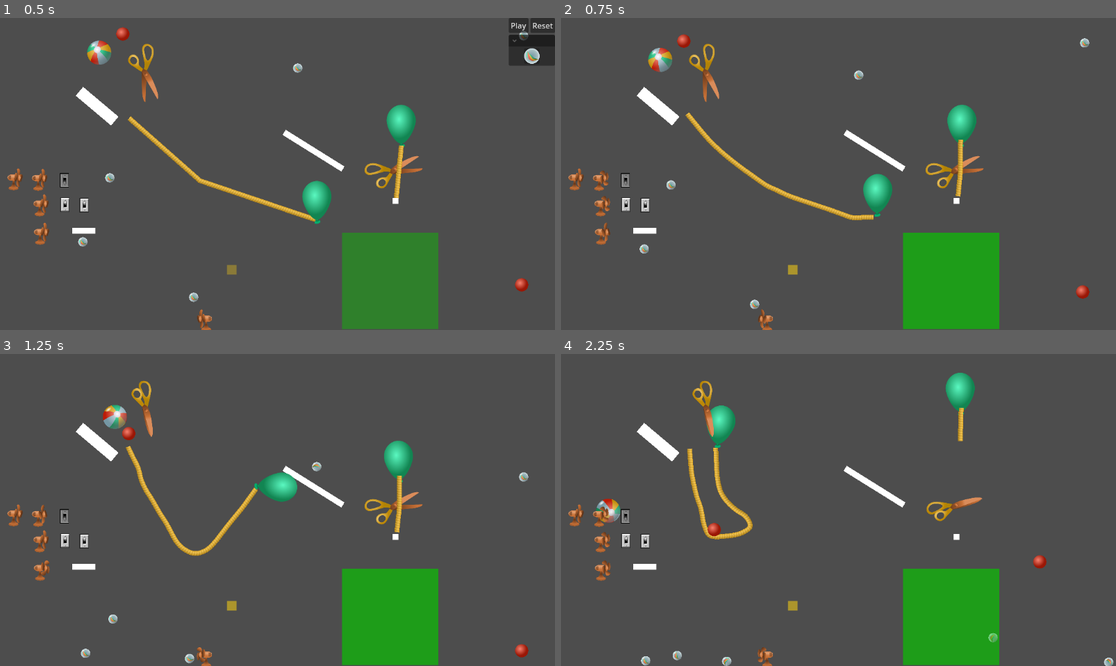
Above: before the commit, frames 1-4 (two rows, left to right).
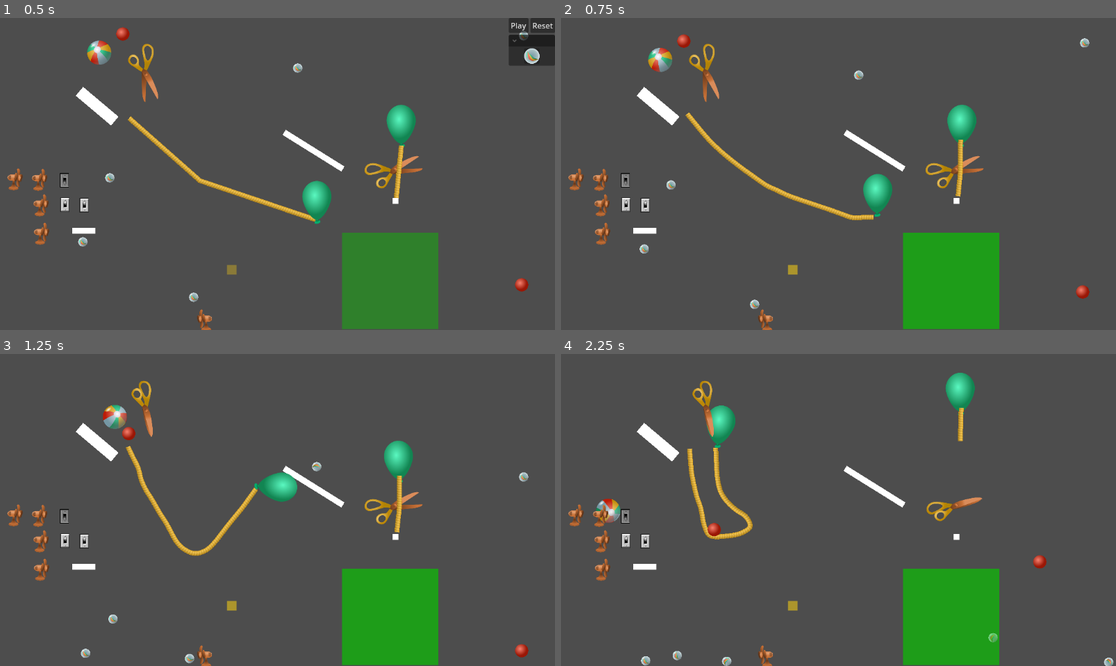
Above: after the commit, the same moments.

Repository: lechaosx/jam-at-fit-vol-2
Game: Godot game, scene res://game.tscn
Two runs of this game, one before a commit and one after it. Both use one fixed random seed, a clock stepped at 60 frames per second and the inputs below. The engine's default icon, where the game draws it, is replaced by a stand-in: a white triangle on a blue panel in a dark square.
Inputs (mouse positions are in pixels of both pictures, inside the frame that each line leads up to):
- Up to frame 1 (0.5 s): no input
- Up to frame 2 (0.75 s): click "Play" at 0.5 s
- Up to frame 3 (1.25 s): no input
- Up to frame 4 (2.25 s): move the mouse to (960, 494) at 1.27 s; click (960, 494) at 1.42 s; move the mouse to (727, 525) at 2.02 s; click (727, 525) at 2.17 s

Frame 1 is identical in both runs. In frame 2, 0.2% of the frame differs, in the area x 6-38%, y 48-100%; in frame 3, 0.1%; in frame 4, 0.2%.
Error before the commit: Invalid access to property or key 'connector' on a base object of type 'Node2D (electric_fan.gd)'. (res://xhonza/xhonza.gd:9)
Error after the commit: Attempt to call function 'on_off_str' in base 'null instance' on a null instance. (res://electric_fan/electric_fan.gd:20)

Commit message:
fix electric/fan.gd

Diff:
--- a/godot/electric_fan/electric_fan.gd
+++ b/godot/electric_fan/electric_fan.gd
@@ -3,21 +3,25 @@
 @export var is_on: bool = false
 @export var speed: FanSpeed = FanSpeed.Normal
 @onready var sprites = $AnimatedSprite2D
+@onready var connector = $ElectricConnector
 enum FanSpeed {Slow, Normal, Fast}
 var is_on_prev: bool = is_on
 
 func _ready() -> void:
 	set_speed(speed)
-	if is_on:
-		start()
+	on_off_changed(is_on)
 
-func _process(delta: float) -> void:
+func _process(_delta: float) -> void:
 	if is_on != is_on_prev:
 		is_on_prev = is_on
 		on_off_changed(is_on)
 
-func on_off_changed(current: bool) -> void:
-	print_debug("electric/fan: %s" % ["ON" if current else "off"])
+func on_off_changed(value: bool) -> void:
+	print_debug("electric/fan: %s - GFX" % connector.on_off_str(value))
+	if value:
+		start()
+	else:
+		stop()
 
 func start() -> void:
 	is_on = true
@@ -57,3 +61,7 @@
 			force *= clamp(1 - global_position.distance_to(body.global_position) / 300, 0, 1)
 
 			body.apply_central_force(Vector2(force, 0).rotated(rotation) * sign(scale.x))
+
+func _on_on_off_changed(value: bool) -> void:
+	print_debug("electric/fan: connector(%s)" % connector.on_off_str(value))
+	is_on = value
